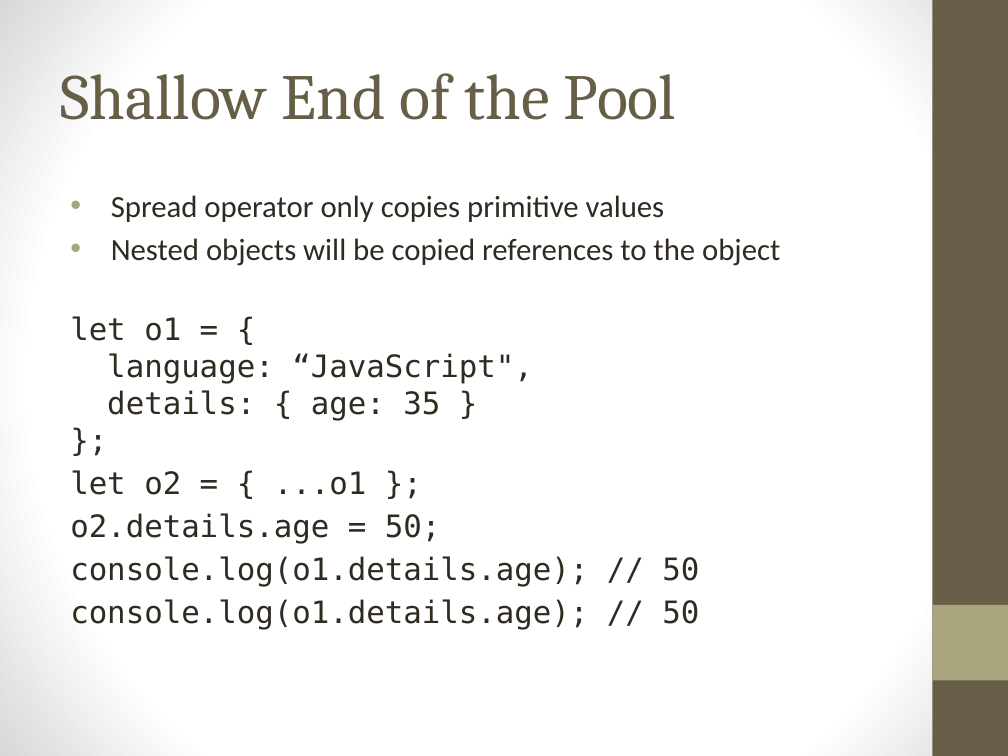
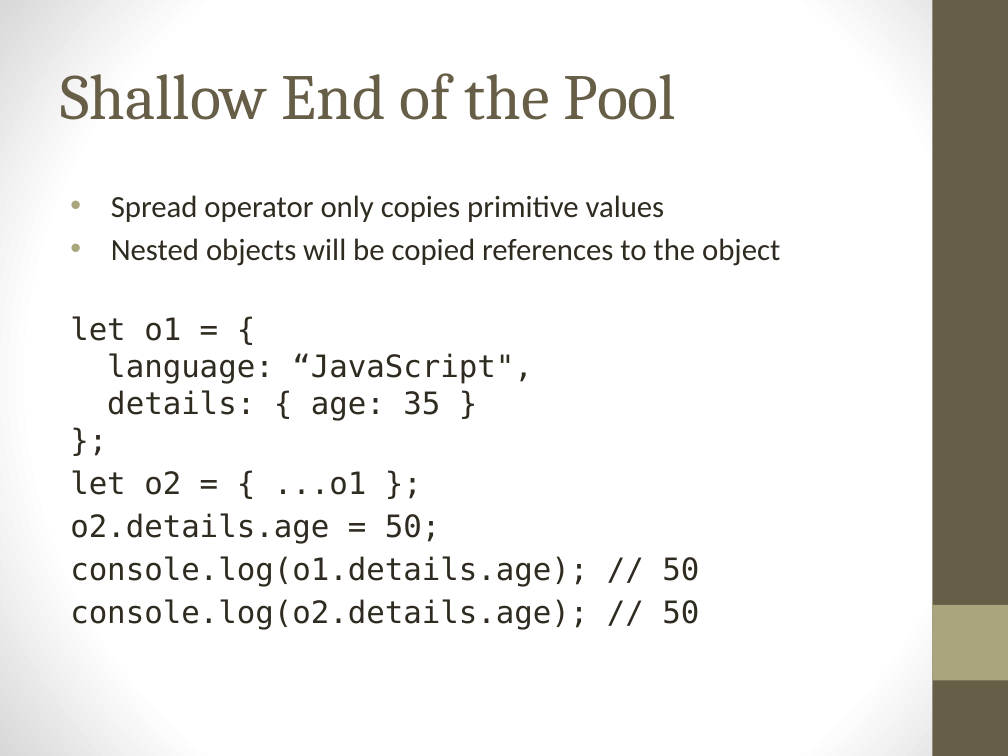
Before and after one commit to MarvinEads/DevTraining, a slide deck: slide 13 of JS-ValueAndReference.pptx (slide 12 before the commit). Drawn at 1008x756 pixels with LibreOffice and Linux fonts; fonts in the diff are those of the drawing. Boxes give left, top, right and bottom in pixels: in the first picture for what was removed or moved away, otherwise in the second. Text is boxed around its words. In the diff, an @@ line names an element or a change of style, - is before the commit and + after.

```diff
--- a/JS-ValueAndReference.pptx
+++ b/JS-ValueAndReference.pptx
@@ text at <box>70,599,699,630</box>: text changed @@
-console.log(o1.details.age); // 50
+console.log(o2.details.age); // 50
```
Also in this commit, not shown: 5 other slides changed, 3 slides added.
